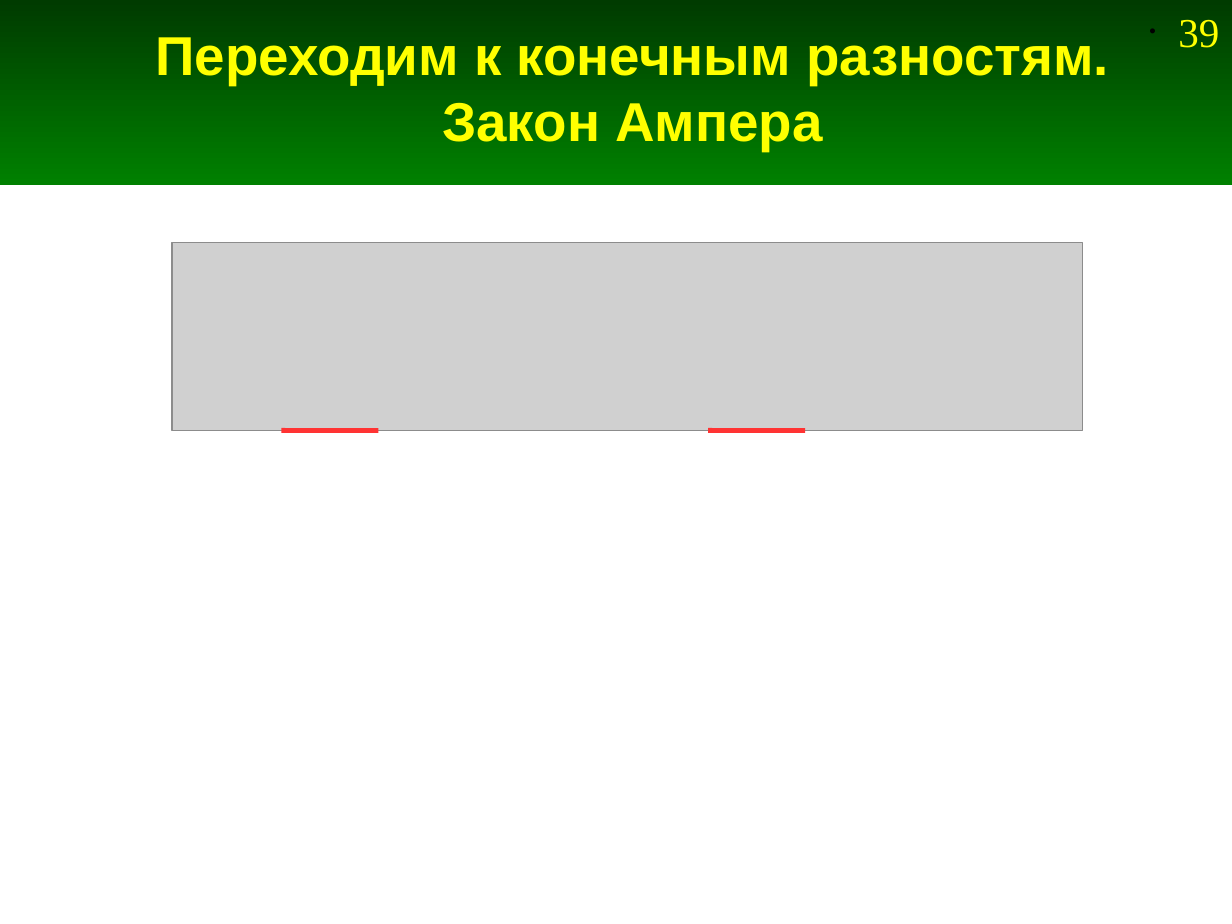
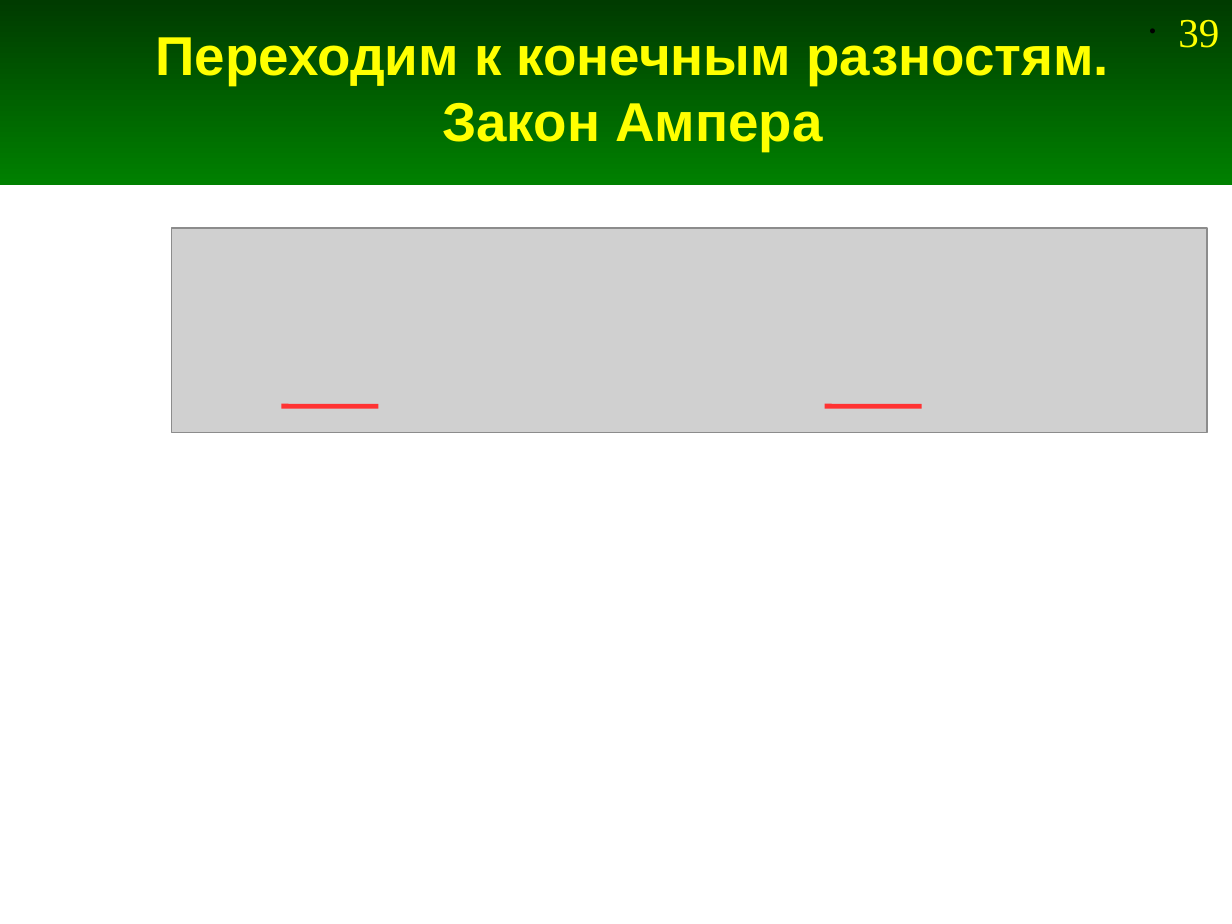
Before and after one commit to andris0147sv/modelling, a slide deck: slide 39 of presentations/2. FDTD.odp. Drawn at 1232x924 pixels with LibreOffice and Linux fonts; fonts in the diff are those of the drawing; grey boxes stand for pictures. Boxes give left, top, right and bottom in pixels: in the first picture for what was removed or moved away, otherwise in the second. Text is boxed around its words. In the diff, an @@ line names an element or a change of style, - is before the commit and + after.

```diff
--- a/presentations/2. FDTD.odp
+++ b/presentations/2. FDTD.odp
@@ picture: place and size @@
-picture at <box>172,243,1083,431</box>
+picture at <box>172,228,1207,432</box>
@@ line moved from (281, 430) - (378, 430) to (281, 407) - (378, 407) @@
@@ line moved from (708, 430) - (806, 430) to (824, 407) - (922, 407) @@
```
Also in this commit, not shown: 10 other slides changed, 2 slides added, 6 slides removed.
